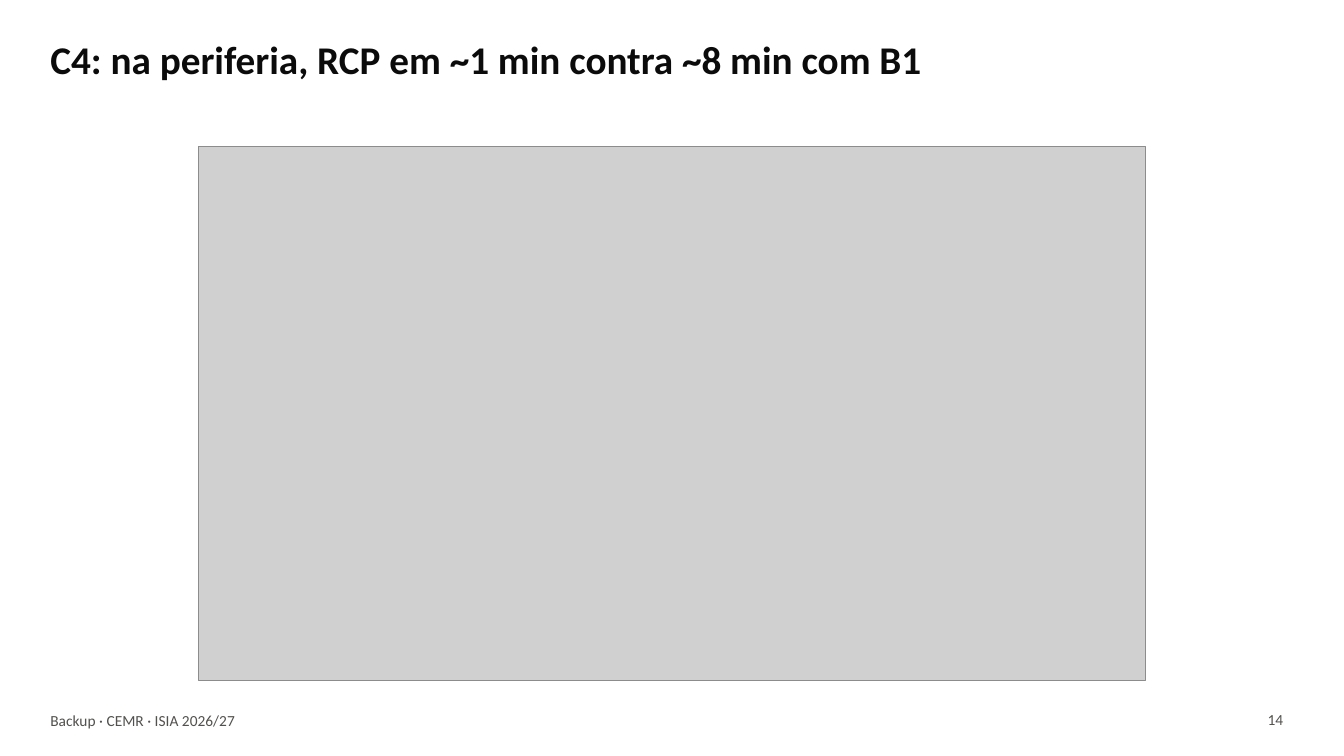
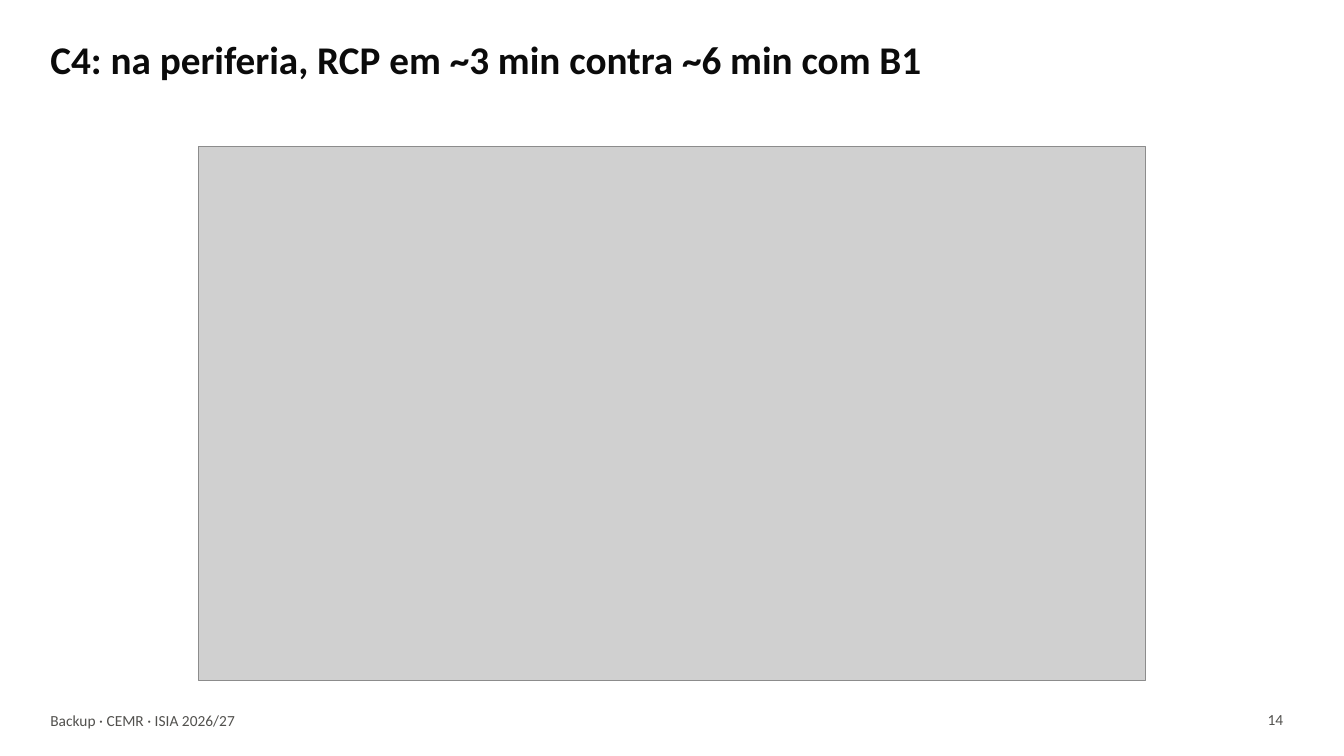
Before and after one commit to rodrigoilde/fcup-isia, a slide deck: slide 14 of slides/apresentacao.pptx. Drawn at 1344x756 pixels with LibreOffice and Linux fonts; fonts in the diff are those of the drawing; grey boxes stand for pictures. Boxes give left, top, right and bottom in pixels: in the first picture for what was removed or moved away, otherwise in the second. Text is boxed around its words. In the diff, an @@ line names an element or a change of style, - is before the commit and + after.

```diff
--- a/slides/apresentacao.pptx
+++ b/slides/apresentacao.pptx
@@ title at (x1=50, y1=46, x2=921, y2=80): text changed @@
-C4: na periferia, RCP em ~1 min contra ~8 min com B1
+C4: na periferia, RCP em ~3 min contra ~6 min com B1
```
Also in this commit, not shown: 8 other slides changed, 2 slides added, 1 other file.
